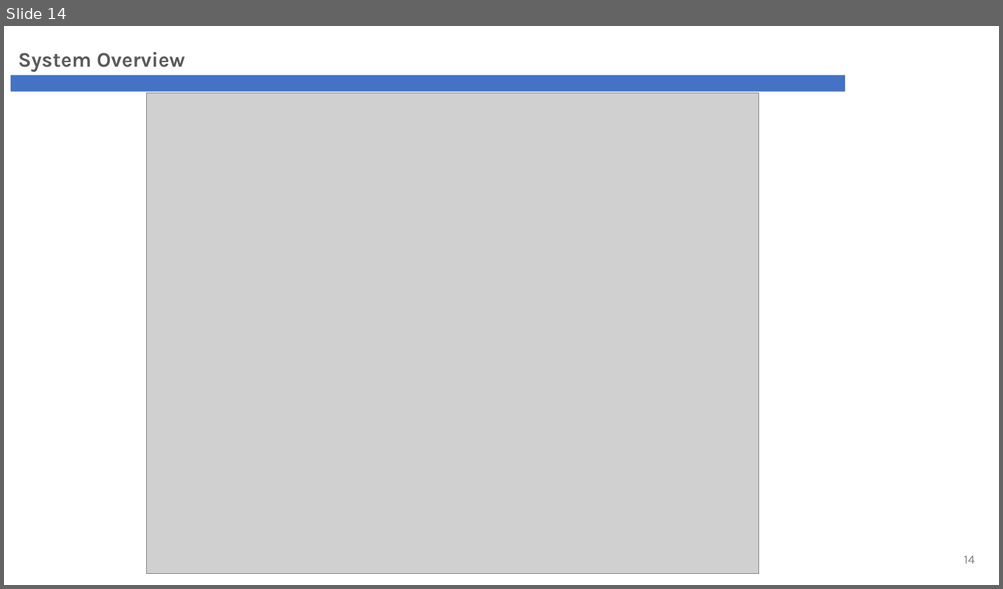
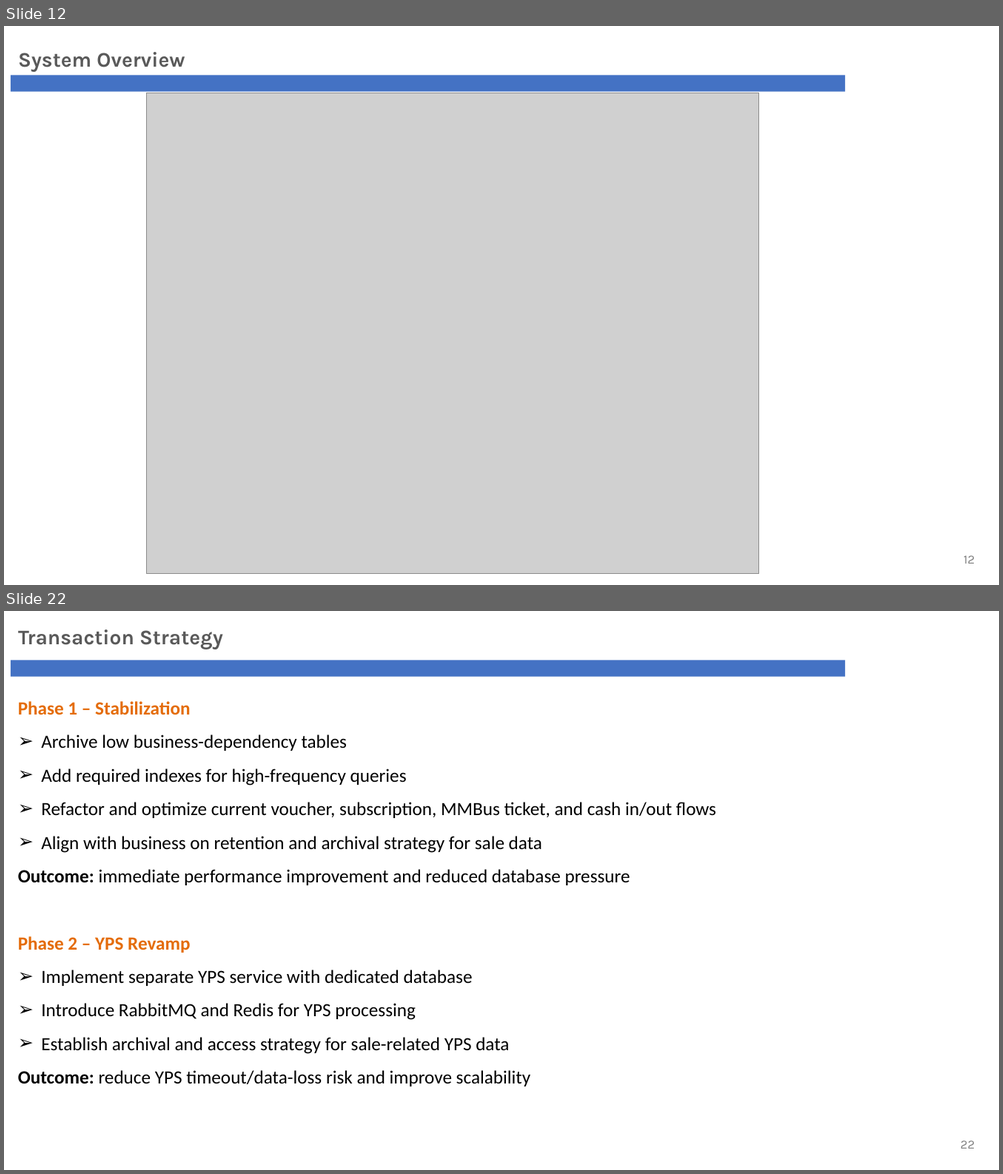
Before and after one commit to phyothuhan26/MySolutions, a slide deck: GandG_YPS/Presentation/G&G_Revamp_ARB.pptx. Shown one above the other, each under a label of ours: slide 14 before the commit, slides 12 and 22 after it; the slides between them are not shown. The pictures are 1003x589 and 1003x1174 pixels, drawn with LibreOffice and Linux fonts; fonts in the diff are those of the drawing; grey boxes stand for pictures; background and template pictures are left out. Boxes give left, top, right and bottom in pixels: in the first picture for what was removed or moved away, otherwise in the second. Text is boxed around its words. In the diff, an @@ line names an element or a change of style, - is before the commit and + after.

```diff
--- a/GandG_YPS/Presentation/G&G_Revamp_ARB.pptx
+++ b/GandG_YPS/Presentation/G&G_Revamp_ARB.pptx
@@ slide 22 added at (4,611,999,1170), background #FFFFFF; not listed: 1 template element that a slide beside it also shows @@
@@ text added at (18,629,223,649), 20 pt, text #595959, bold @@
+Transaction Strategy
@@ text added at (18,701,716,1087), 18 pt, text #000000 @@
+Phase 1 – Stabilization
+➢ Archive low business-dependency tables
+➢ Add required indexes for high-frequency queries
+➢ Refactor and optimize current voucher, subscription, MMBus ticket, and cash in/out flows
+➢ Align with business on retention and archival strategy for sale data
+Outcome: immediate performance improvement and reduced database pressure
+Phase 2 – YPS Revamp
+➢ Implement separate YPS service with dedicated database
+➢ Introduce RabbitMQ and Redis for YPS processing
+➢ Establish archival and access strategy for sale-related YPS data
+Outcome: reduce YPS timeout/data-loss risk and improve scalability
@@ page number added at (960,1141,974,1149), 12 pt, text #808080 @@
+22
@@ what was slide 14 is now slide 12 @@
@@ page number at (963,556,974,564): text changed @@
-14
+12
```
Also in this commit, not shown: 18 slides changed, 14 other slides added, 6 slides removed, 11 other files.
